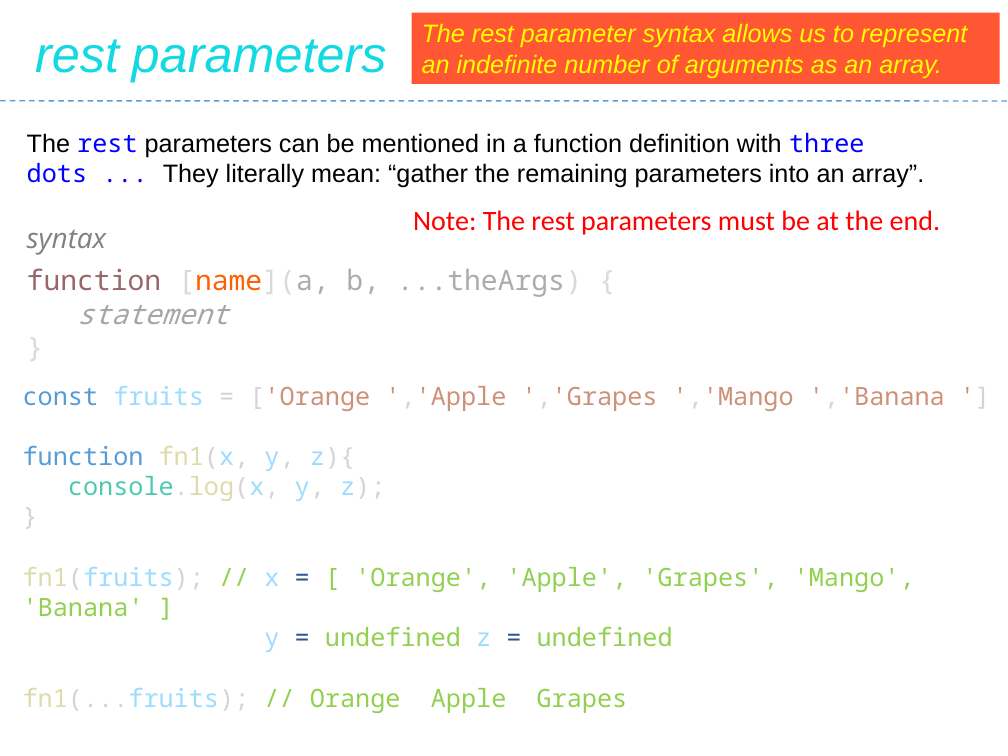
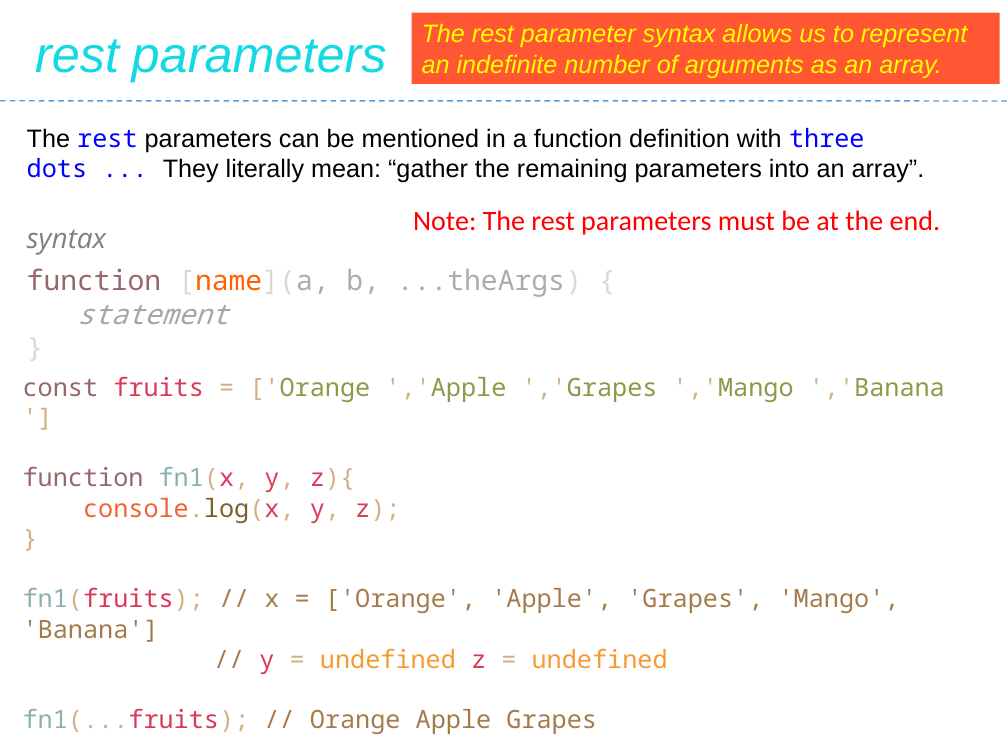
Before and after one commit to Saleel-Bagde/PPT-s, a slide deck: slide 190 of JavaScript.pptx. Drawn at 1008x756 pixels with LibreOffice and Linux fonts; fonts in the diff are those of the drawing. Boxes give left, top, right and bottom in pixels: in the first picture for what was removed or moved away, otherwise in the second. Text is boxed around its words. In the diff, an @@ line names an element or a change of style, - is before the commit and + after.

```diff
--- a/JavaScript.pptx
+++ b/JavaScript.pptx
@@ text "The rest parameters can be ...": place and size @@
-text "The rest parameters can be ..." at box(27, 133, 925, 188)
+text "The rest parameters can be ..." at box(27, 128, 925, 183)
@@ text "const fruits = ['Orange ','Apple ...": place and size @@
-text "const fruits = ['Orange ','Apple ..." at box(23, 386, 945, 713)
+text "const fruits = ['Orange ','Apple ..." at box(23, 376, 945, 734)
@@ text at box(23, 376, 945, 734): text colour #569CD6 to #98676A in "const", "function"; text colour #9CDCFE to #DC3958 in "fruits", "fn1(x, y, z){", "console.log(x, y, z);", "fn1(...fruits);"; text colour #D4D4D4 to #D3AF86 in "= ['Orange ','Apple ','Grapes ','Mango ','Banana ']", "fn1(x, y, z){", "console.log(x, y, z);", "}" and 1 more places; text colour #CE9178 to #D3AF86 in "['Orange ','Apple ','Grapes ','Mango ','Banana ']"; text colour #CE9178 to #889B4A in "['Orange ','Apple ','Grapes ','Mango ','Banana"; text colour #DCDCAA to #8AB1B0 in "fn1(x,", "fn1(...fruits);"; text colour #4EC9B0 to #F06431, text colour #DCDCAA to #7E602C in "console.log(x,"; text colour #92D050 to #A57A4C in "// Orange Apple Grapes" @@
@@ text at box(23, 587, 900, 674): text changed; text colour #92D050 to #A57A4C @@
-fn1(fruits); // x = [ 'Orange', 'Apple', 'Grapes', 'Mango', 'Banana' ]
-y = undefined z = undefined
+fn1(fruits); // x = ['Orange', 'Apple', 'Grapes', 'Mango', 'Banana']
+// y = undefined z = undefined
```
Also in this commit, not shown: 17 other slides changed.
